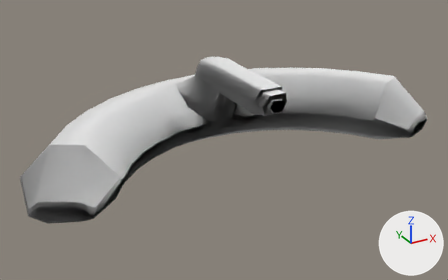
The OBJ model DirectX11_Starter_2015/Assets/Models/sbgPaddle.obj as it was, and as the next commit left it.
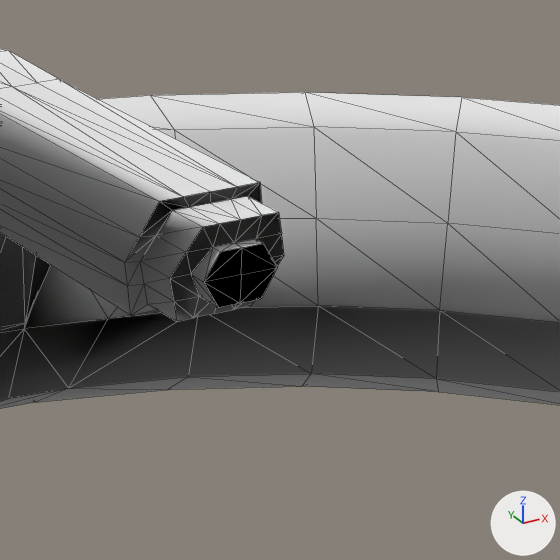
Each version appears first whole from a 50 mm camera at (-2.859, -3.711, 2.394) aimed at (-0.066, 1.367, -0.144), and next in a close-up on the part from 51% to 77% of the width and 17% to 60% of the height. The axes (+X, +Y, +Z) are drawn at lower right. The lights are the same throughout. The close-ups show mesh edges as thin lines. Where no turn or scale is listed for an object, it has been applied to the vertices.

Names of what the first close-up shows: 'Bumper_1'.
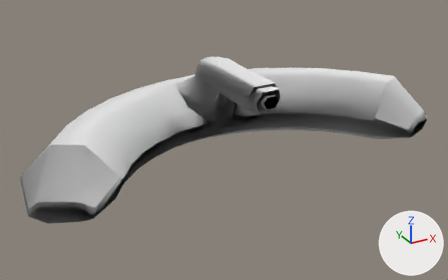
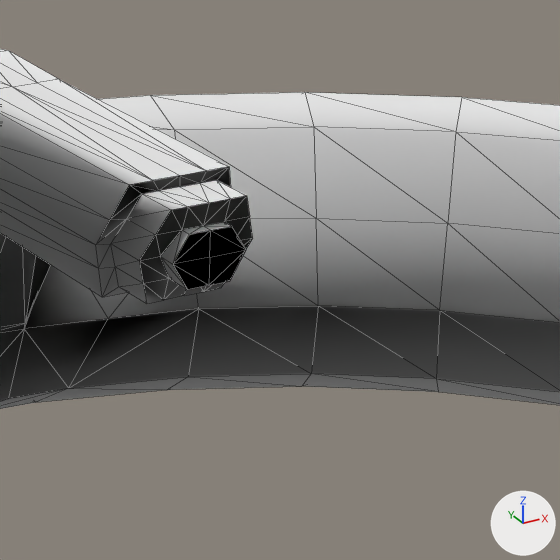
Location of each change, (x1, y1, x2, y2) in pixels of the close-ups (560 x 560 px; the box of a moved part takes in the faces that stretch with it):
part 1 of me_bumper_1, moved or reshaped
    before: (0, 79, 284, 321)
    after: (0, 79, 253, 303)

The change, as a diff of the scene's bpy script:
```diff
--- a/DirectX11_Starter_2015/Assets/Models/sbgPaddle.obj.py
+++ b/DirectX11_Starter_2015/Assets/Models/sbgPaddle.obj.py
@@ me_bumper_1 @@
 me_bumper_1.from_pydata(...)  # 290 vertices, 576 faces; spans x -2.16..2.16, y 0.51..2.44, z -0.32..0.62
 # used by ob_bumper_1; location = (0.0, 0.0, 0.0)
+# me_bumper_1 part 1: all 65 vertices in x -0.15..0.15, y 0.51..0.72, z 0.36..0.62 are moved by (0.0, 0.11, 0.0)
 me_bumper_1.materials.append(mat_mat)
```
